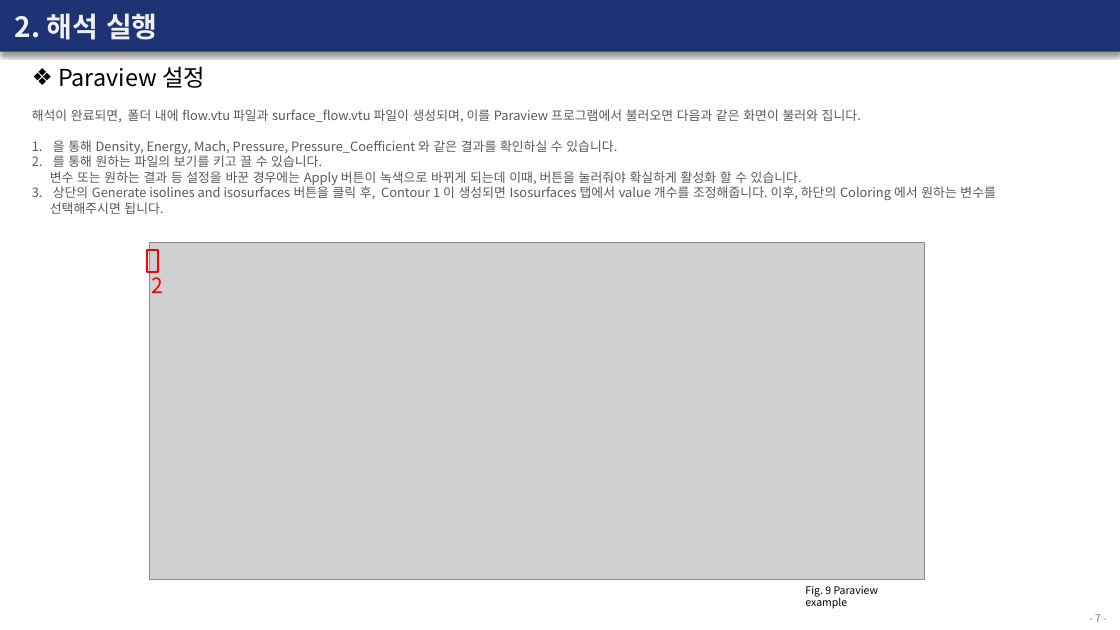
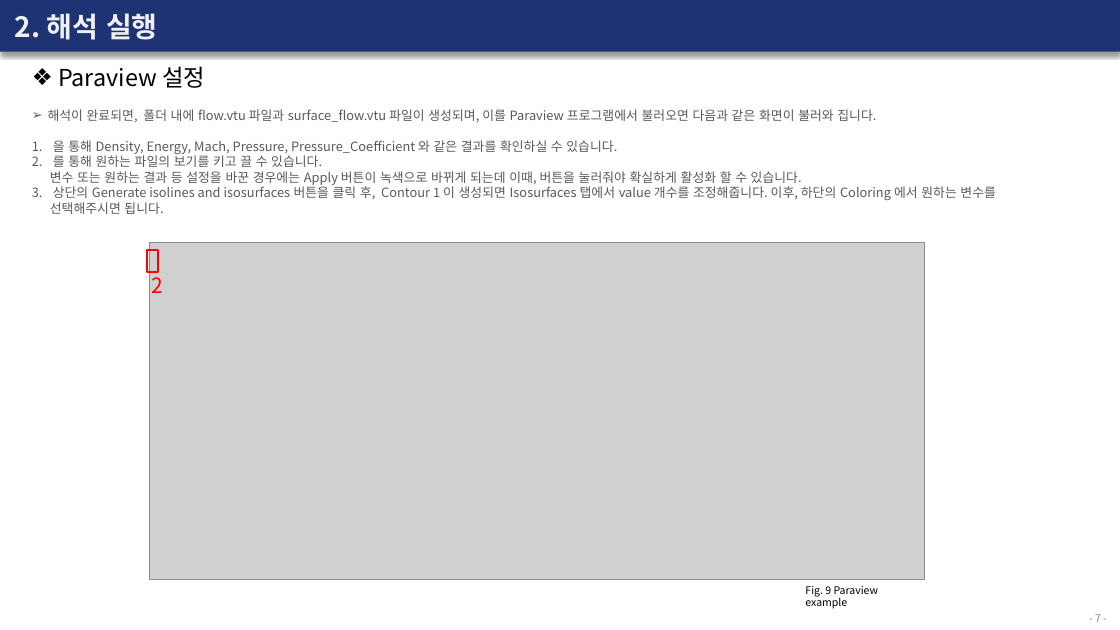
Before and after one commit to Bogeuns/17415009_BogeunSeo, a slide deck: slide 7 of Lecture/Week_1/Repoert_Week_1.pptx. Drawn at 1120x630 pixels with LibreOffice and Linux fonts; fonts in the diff are those of the drawing; grey boxes stand for pictures. Boxes give left, top, right and bottom in pixels: in the first picture for what was removed or moved away, otherwise in the second. Text is boxed around its words. In the diff, an @@ line names an element or a change of style, - is before the commit and + after.

```diff
--- a/Lecture/Week_1/Repoert_Week_1.pptx
+++ b/Lecture/Week_1/Repoert_Week_1.pptx
@@ text at [48, 109, 876, 122]: bullet none to ➢ @@
```
Also in this commit, not shown: 10 other slides changed, 1 other file.
